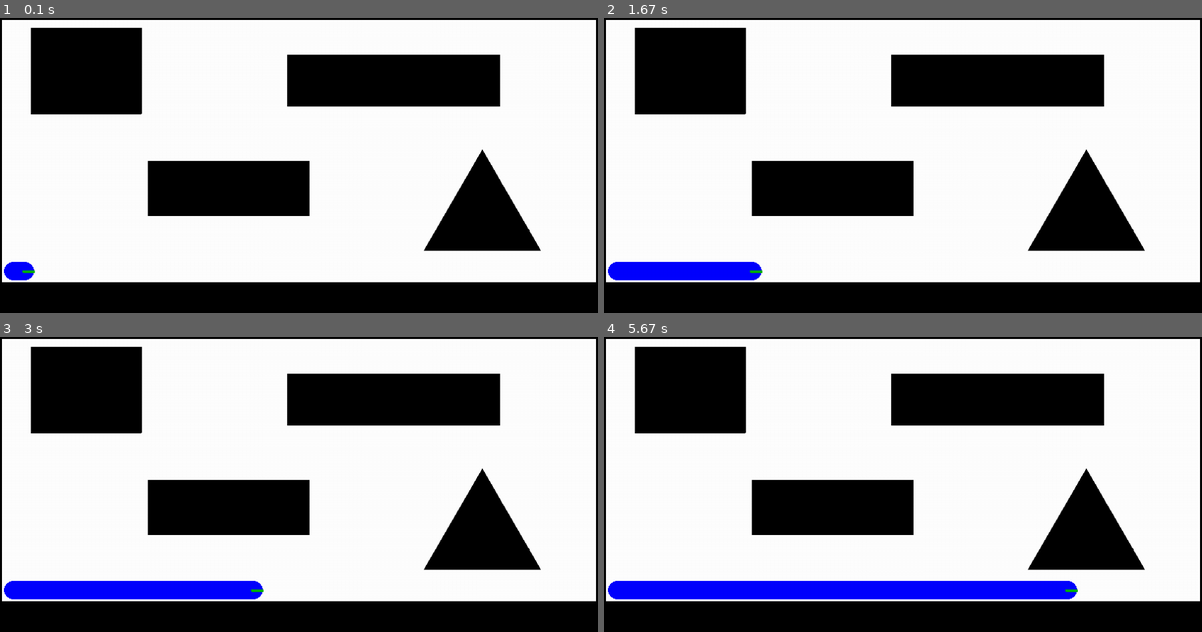
Above: before the commit, frames 1-4 (two rows, left to right).
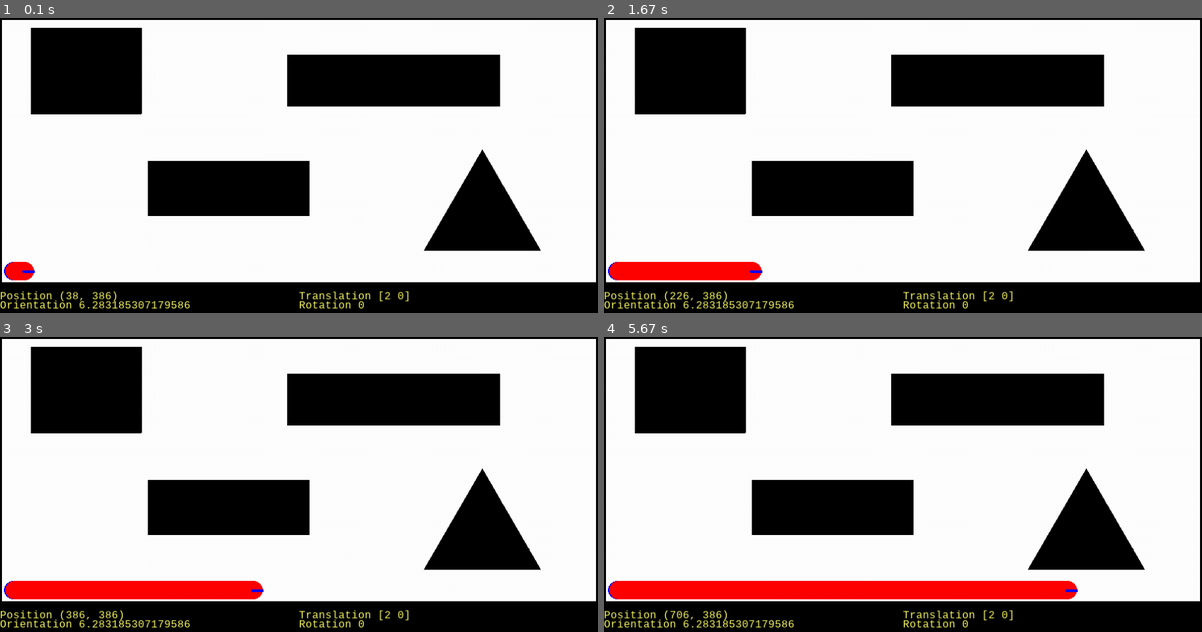
Above: after the commit, the same moments.

Repository: F3RR1N/RBE_ARN
Game: pygame game, started from pygame_sim.py
Same seed, same stepped clock (60 frames per second), same inputs: the game is played once before the commit and once after it.
Inputs:
- Up to frame 1 (0.1 s): no input
- Up to frame 2 (1.67 s): no input
- Up to frame 3 (3 s): no input
- Up to frame 4 (5.67 s): no input

The runs differ from the first frame. In frame 1, 1.2% of the frame differs, in the area x 0-69%, y 82-99%; in frame 2, 2.5%; in frame 3, 3.7%; in frame 4, 5.9%, in the area x 0-80%, y 82-99%.

Commit message:
Update pygame_sim.py

Diff:
--- a/pygame_sim.py
+++ b/pygame_sim.py
@@ -1,3 +1,13 @@
+""""
+RBE_ARN Homework 1
+WPI MS Robotics engineering
+Ryan Ferrin
+2019/01/27
+Simple Reactive navigation:
+This code is a simulation of a "roomba" style robot that only changes direction when it encounters an obstacle.
+
+"""
+
 from PIL import Image
 import pygame
 import math
@@ -12,6 +22,7 @@
 purple = (85, 26, 139)
 yellow = (255, 255, 100)
 
+# read obstacle map and build an array of obstacle nodes
 im = Image.open("Obs_hw1.png").convert("RGB")
 size = im.size
 columns = size[0]
@@ -29,13 +40,17 @@
             grid[i, j] = 1
             obs_loc.append((i, j))
 
+# define variables used track robot position and heading
 bot_rad = 14
 bot_pos = (20, rows-20)
 bot_angle = 2 * math.pi
 scan_rad = 4
 bot_move = 2
-bot_prior = bot_pos
+pos_prior = bot_pos
+rotation = 0
 
+
+# function to define a line to represent robot front
 def line_end(bot_pos, bot_rad, bot_angle):
     le_x = int(bot_pos[0] + bot_rad * math.cos(bot_angle))
     le_y = int(bot_pos[1] + bot_rad * math.sin(bot_angle))
@@ -45,6 +60,7 @@
 bot_lend = line_end(bot_pos, bot_rad, bot_angle)
 
 
+# function used to detect if robot collided with an undetected obstacle.
 def collision_detect(bot_rad, bot_pos, bot_angle, obs_loc):
     i = bot_angle
     for a in range(0, 12):
@@ -58,6 +74,7 @@
     return False
 
 
+# funtion to detect obsticals in front of the robot
 def obs_detect(bot_rad, bot_pos, bot_angle, obs_loc):
     i = bot_angle + math.pi / 4
     obs_scan = math.sqrt(2 * bot_rad**2)
@@ -71,40 +88,40 @@
             i = 2 * math.pi
     return False
 
-
+# function to find open paths"
 def scan_area(bot_rad, scan_rad, bot_pos, bot_angle, obs_loc):
     a = bot_angle - math.pi / 4
-    # b = bot_angle + math.pi / 4
+    b = bot_angle + math.pi / 4
     free = []
-    for x in range(0, 7):
-    # searching = True
-    # while searching:
+    for x in range(0, 3):
         sen_xa = int(bot_pos[0] + (bot_rad + scan_rad) * math.cos(a))
         sen_ya = int(bot_pos[1] + (bot_rad + scan_rad) * math.sin(a))
-        # sen_xb = int(bot_pos[0] + (bot_rad + scan_rad) * math.cos(b))
-        # sen_yb = int(bot_pos[1] + (bot_rad + scan_rad) * math.sin(b))
+        sen_xb = int(bot_pos[0] + (bot_rad + scan_rad) * math.cos(b))
+        sen_yb = int(bot_pos[1] + (bot_rad + scan_rad) * math.sin(b))
         if (sen_xa, sen_ya) not in obs_loc:
             free.append(a)
-        # if (sen_xb, sen_yb) not in obs_loc:
-        #     free.append(b)
-        # if len(free) != 0:
-        #     # searching = False
-
+        if (sen_xb, sen_yb) not in obs_loc:
+            free.append(b)
         a = a - math.pi / 4
-        # b = b - math.pi / 4
-        # if a >= 2 * math.pi:
-        #     a = 2 * math.pi
+        b = b - math.pi / 4
+        if b >= 2 * math.pi:
+            b = 2 * math.pi
         if a <= 0:
             a = 0
+    if len(free) == 0:
+        free.append(bot_angle - math.pi)
     if len(free) == 1:
         new_angle = free[0]
     else:
-
         new_angle = free[random.randint(0, len(free) - 1)]
     return new_angle
 
+
+
 def main(bot_rad, bot_pos, bot_angle, obs_loc, bot_lend):
-#initialize and prepare screen
+
+#initialize and prepare pygame screen for simulation
+
     pygame.init()
     pygame.font.init()
     screen = pygame.display.set_mode(win_size)
@@ -113,39 +130,59 @@
     screen.blit(background, (0, 0))
     pygame.draw.circle(screen, blue, bot_pos, bot_rad, 10)
     pygame.draw.line(screen, green, bot_pos, bot_lend, 4)
+    font = pygame.font.SysFont("monospace", 16)
+    traker = pygame.Surface((columns, 50))
+    screen.blit(traker, (0, rows+1))
     pygame.display.update()
 
     trace = True
     running = True
+    rotation = 0
     while running:
-
+        #Check for obstacles and move robot
         collision = collision_detect(bot_rad, bot_pos, bot_angle, obs_loc)
 
         if collision:
             print("collision")
-            bot_pos_x = int(bot_pos[0] - 3 * bot_move * math.cos(bot_angle))
-            bot_pos_y = int(bot_pos[1] - 3 * bot_move * math.sin(bot_angle))
+            pos_prior = bot_pos
+            bot_pos_x = int(bot_pos[0] - 4 * bot_move * math.cos(bot_angle))
+            bot_pos_y = int(bot_pos[1] - 4 * bot_move * math.sin(bot_angle))
             bot_pos = (bot_pos_x, bot_pos_y)
             bot_lend = line_end(bot_pos, bot_rad, bot_angle)
-            # bot_angle = bot_angle - math.pi / 4
-            # if bot_angle <= 0:
-            #     bot_angle = 2 * math.pi
+            translation = numpy.subtract(bot_pos, pos_prior)
+            ang_prior = bot_angle
+            bot_angle = scan_area(bot_rad, scan_rad, bot_pos, bot_angle, obs_loc)
+            rotation = bot_angle -ang_prior
         else:
             obs = obs_detect(bot_rad, bot_pos, bot_angle, obs_loc)
             if obs:
                 print("obstacle")
+                ang_prior = bot_angle
                 bot_angle = scan_area(bot_rad, scan_rad, bot_pos, bot_angle, obs_loc)
+                rotation = bot_angle - ang_prior
                 if bot_angle <= 0:
                     bot_angle = 2 * math.pi
             else:
+                pos_prior = bot_pos
                 bot_pos_x = int(bot_pos[0] + bot_move * math.cos(bot_angle))
                 bot_pos_y = int(bot_pos[1] + bot_move * math.sin(bot_angle))
                 bot_pos = (bot_pos_x, bot_pos_y)
                 bot_lend = line_end(bot_pos, bot_rad, bot_angle)
+                translation = numpy.subtract(bot_pos, pos_prior)
+        # update pygame screen
         if not trace:
             screen.blit(background, (0, 0))
-        pygame.draw.circle(screen, blue, bot_pos, bot_rad, 10)
-        pygame.draw.line(screen, green, bot_pos, bot_lend, 4)
+        pygame.draw.circle(screen, red, bot_pos, bot_rad, 10)
+        pygame.draw.line(screen, blue, bot_pos, bot_lend, 4)
+        screen.blit(traker, (0, rows + 1))
+        pos_text = font.render("Position " + str(bot_pos), True, yellow)
+        ang_text = font.render("Orientation " + str(bot_angle), True, yellow)
+        trnl_text = font.render("Translation " + str(translation), True, yellow)
+        rot_text = font.render("Rotation " + str(rotation), True, yellow)
+        screen.blit(pos_text, (0, rows + pos_text.get_height() // 2))
+        screen.blit(ang_text, (0, rows + pos_text.get_height() + 4))
+        screen.blit(trnl_text, (columns / 2, rows + pos_text.get_height() // 2))
+        screen.blit(rot_text, (columns / 2, rows + pos_text.get_height() + 4))
         print("postion ", bot_pos, "angle ", bot_angle)
         pygame.display.update()
 
